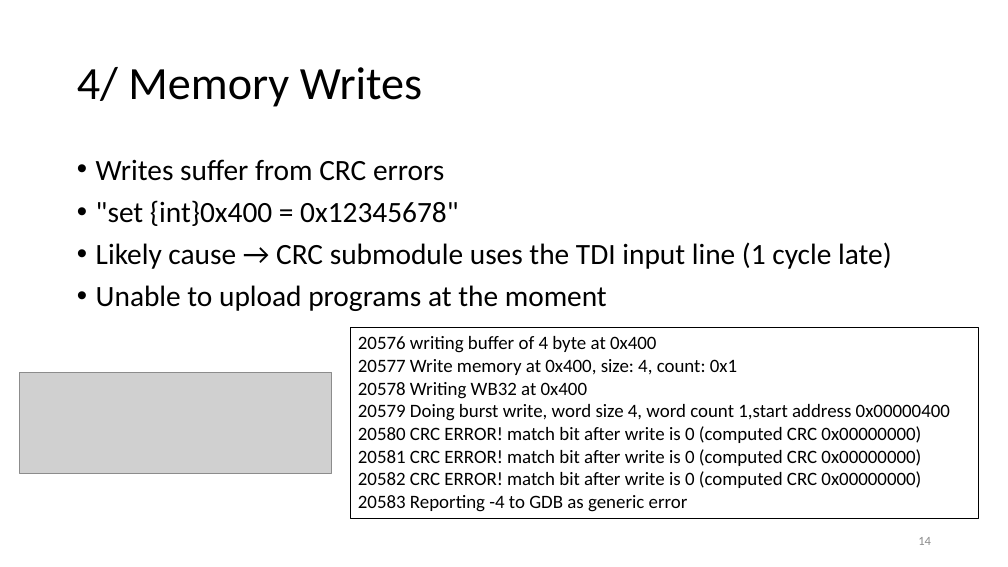
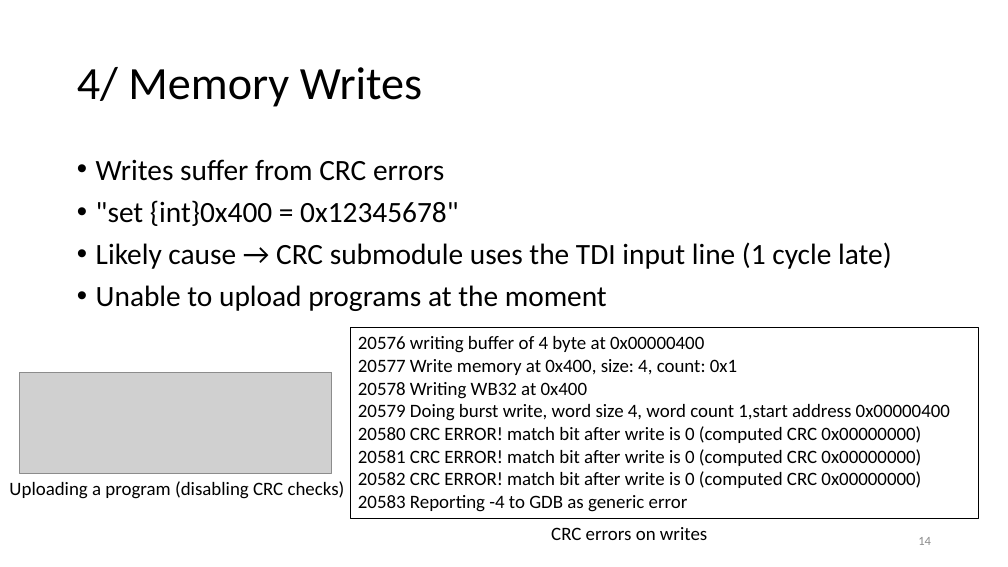
Before and after one commit to Indyuce/realtime-gecko5-debugging, a slide deck: slide 14 of pres/final_presentation.pptx. Drawn at 1008x567 pixels with LibreOffice and Linux fonts; fonts in the diff are those of the drawing; grey boxes stand for pictures. Boxes give left, top, right and bottom in pixels: in the first picture for what was removed or moved away, otherwise in the second. Text is boxed around its words. In the diff, an @@ line names an element or a change of style, - is before the commit and + after.

```diff
--- a/pres/final_presentation.pptx
+++ b/pres/final_presentation.pptx
@@ text in rectangle at (358, 336, 704, 353): text changed @@
-20576 writing buffer of 4 byte at 0x400
+20576 writing buffer of 4 byte at 0x00000400
@@ text added at (9, 481, 345, 499), 18 pt, text #000000 @@
+Uploading a program (disabling CRC checks)
@@ text added at (551, 527, 707, 540), 18 pt, text #000000 @@
+CRC errors on writes
```
Also in this commit, not shown: 4 other slides changed, 1 other file.
